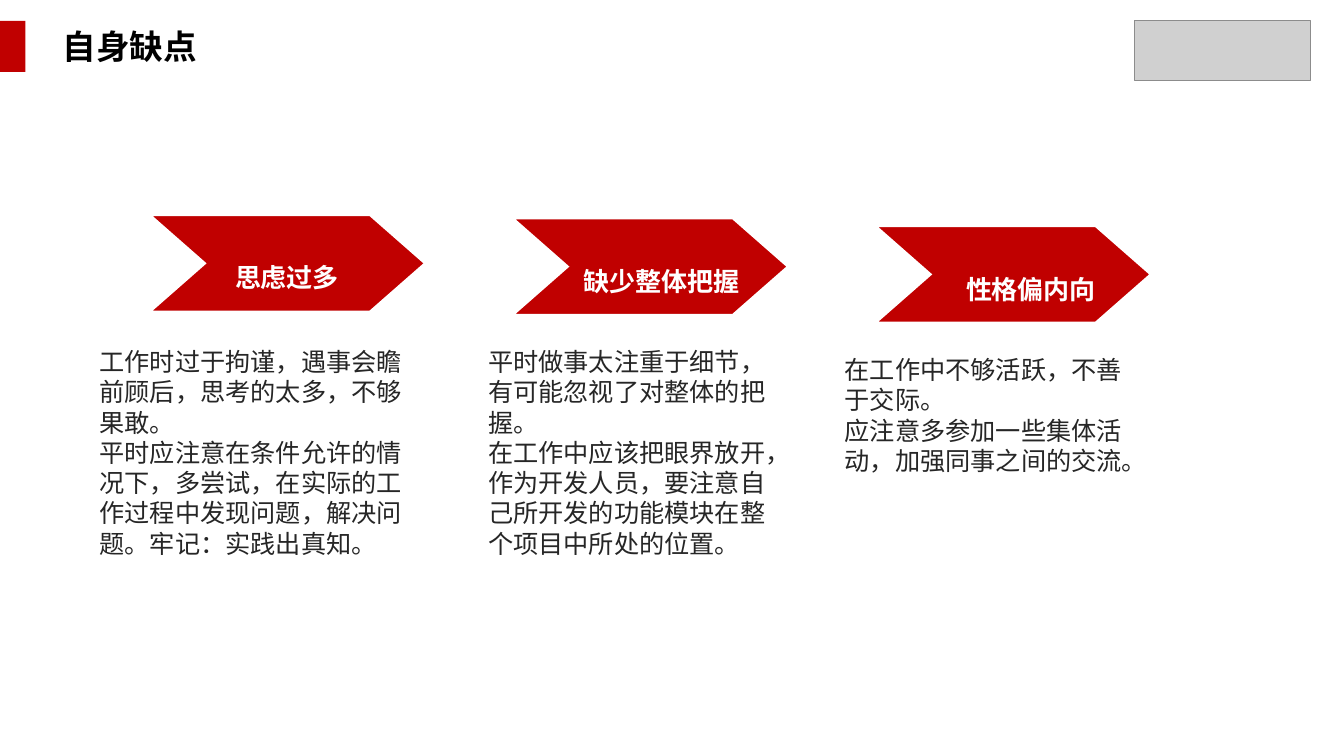
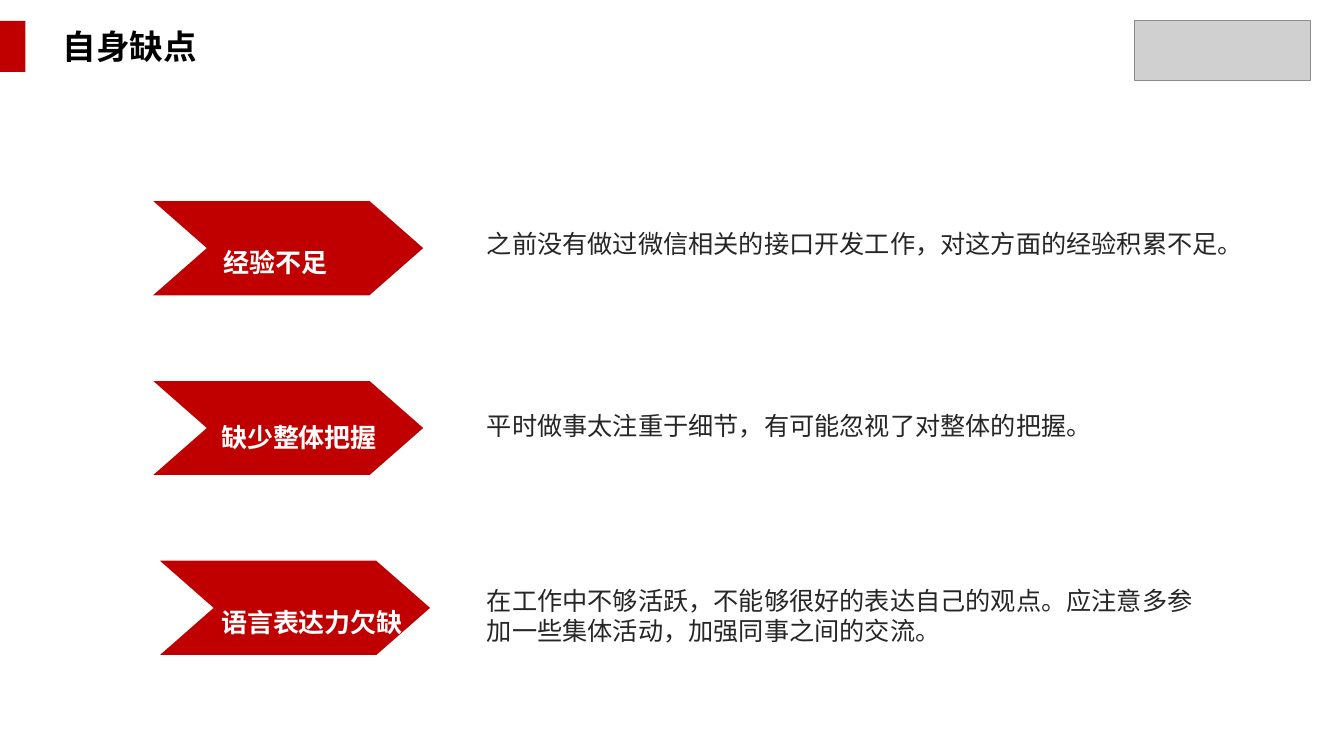
Before and after one commit to WakingFox/myself, a slide deck: slide 12 of 转正述职/王贵成转正述职报告.pptx (slide 11 before the commit). Drawn at 1344x756 pixels with LibreOffice and Linux fonts; fonts in the diff are those of the drawing; grey boxes stand for pictures; background and template pictures are left out. Boxes give left, top, right and bottom in pixels: in the first picture for what was removed or moved away, otherwise in the second. Text is boxed around its words. In the diff, an @@ line names an element or a change of style, - is before the commit and + after.

```diff
--- a/转正述职/王贵成转正述职报告.pptx
+++ b/转正述职/王贵成转正述职报告.pptx
@@ freeform shape: place and size @@
-freeform shape at <box>146,214,429,314</box>
+freeform shape at <box>146,199,429,298</box>
@@ text at <box>487,232,1243,256</box>: text changed @@
-工作时过于拘谨，遇事会瞻前顾后，思考的太多，不够果敢。
-平时应注意在条件允许的情况下，多尝试，在实际的工作过程中发现问题，解决问题。牢记：实践出真知。
+之前没有做过微信相关的接口开发工作，对这方面的经验积累不足。
@@ text at <box>224,249,328,275</box>: text changed @@
-思虑过多
+经验不足
@@ text removed at <box>966,277,1095,302</box> @@
-性格偏内向
@@ freeform shape: place and size @@
-freeform shape at <box>509,217,791,317</box>
+freeform shape at <box>146,378,429,478</box>
@@ text "缺少整体把握": place and size @@
-text "缺少整体把握" at <box>584,269,739,294</box>
+text "缺少整体把握" at <box>221,425,376,450</box>
@@ text "平时做事太注重于细节，有可能忽视了对整体的把握。": place and size @@
-text "平时做事太注重于细节，有可能忽视了对整体的把握。" at <box>488,350,790,555</box>
+text "平时做事太注重于细节，有可能忽视了对整体的把握。" at <box>487,414,1092,438</box>
@@ text at <box>488,440,790,555</box>: paragraph removed @@
-在工作中应该把眼界放开，作为开发人员，要注意自己所开发的功能模块在整个项目中所处的位置。
@@ outline #FFFFFF 4 pt to #CAEACE 4 pt in 3 elements at <box>146,199,429,298</box>, <box>146,378,429,478</box>, <box>152,558,435,657</box> @@
@@ freeform shape: place and size @@
-freeform shape at <box>872,225,1154,325</box>
+freeform shape at <box>152,558,435,657</box>
@@ text at <box>487,588,1193,643</box>: text changed @@
-在工作中不够活跃，不善于交际。
-应注意多参加一些集体活动，加强同事之间的交流。
+在工作中不够活跃，不能够很好的表达自己的观点。应注意多参加一些集体活动，加强同事之间的交流。
@@ text added at <box>221,609,402,639</box>, 32 pt, text #FFFFFF, bold @@
+语言表达力欠缺
```
Also in this commit, not shown: 7 other slides changed, 1 slide added.
